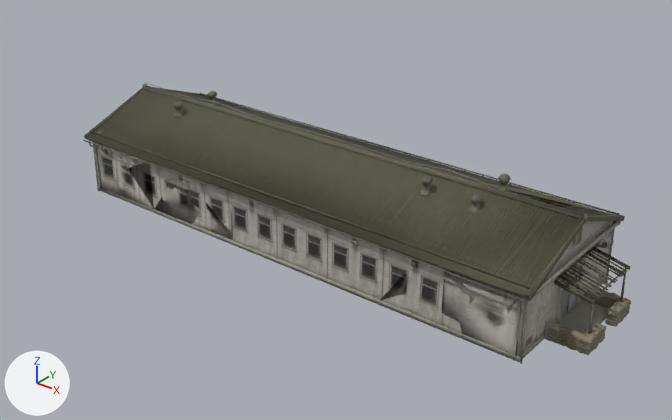
Two versions of the glTF model public/assets/models/buildings/barracks.glb, one commit apart.
One viewpoint serves both versions: a 50 mm camera at (12.14, -15.39, 10.22) aimed at (0.23, -0.5, 0.99). The axes (+X, +Y, +Z) are drawn at lower left. The lights are the same throughout. The older version comes first. Vertices at exactly the same position are counted once.

The first picture shows 'hull'.
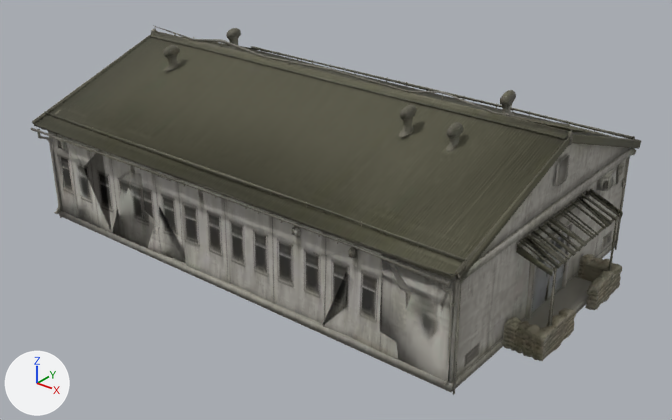
Location of each change, (x1, y1, x2, y2) in pixels of the pictures (672 x 420 px; the box of a moved part takes in the faces that stretch with it):
'hull', reshaped, moved, rescaled (11% wider, 31% taller): before (83, 82, 631, 364); after (31, 25, 641, 395)
part 1 of me_mesh_0, moved or reshaped: before (575, 227, 583, 246); after (555, 155, 570, 186)
part 2 of me_mesh_0, moved or reshaped: before (545, 322, 606, 355); after (502, 308, 576, 361)
part 3 of me_mesh_0, moved or reshaped: before (555, 264, 584, 324); after (525, 219, 574, 319)
part 4 of me_mesh_0, moved or reshaped: before (104, 147, 112, 155); after (57, 137, 67, 150)
part 5 of me_mesh_0, moved or reshaped: before (89, 141, 101, 189); after (37, 129, 61, 214)
part 6 of me_mesh_0, added: after (616, 160, 625, 184)
part 7 of me_mesh_0, moved or reshaped: before (411, 260, 418, 268); after (349, 247, 357, 259)
part 8 of me_mesh_0, rebuilt: before (94, 142, 613, 356); after (49, 131, 629, 383)
part 9 of me_mesh_0, rebuilt (19% shorter): before (144, 85, 614, 219); after (150, 31, 617, 139)
part 10 of me_mesh_0, rebuilt (7% wider, 16% taller): before (86, 89, 582, 299); after (34, 37, 566, 281)
part 11 of me_mesh_0, deleted: before (83, 84, 631, 364)
part 12 of me_mesh_0, built on: before (83, 82, 630, 318); after (31, 25, 641, 395)

Edits to the bpy script that builds the scene:
```text
Change me_mesh_0:
    used by ob_hull; parent = ob_frontline; location = (0.0, 0.0, 1.264); scale = (6.72, 6.72, 6.72)
    remove me_mesh_0.from_pydata(...)  # 4947 vertices, 8756 faces; spans x -1.0..1.0, y -0.32..0.32, z -0.19..0.19
    add me_mesh_0.from_pydata(...)  # 4947 vertices, 8756 faces; spans x -1.0..1.0, y -0.64..0.64, z -0.34..0.34
    me_mesh_0 part 1: the loose piece of 27 vertices spanning x 0.87, y -0.02..0.02, z 0.07..0.12 is scaled about the mesh origin by (1, 2, 1.8)
    me_mesh_0 part 2: the loose piece of 525 vertices spanning x 0.86..1.0, y -0.15..-0.03, z -0.18..-0.12 is scaled about the mesh origin by (1, 2, 1.8)
    me_mesh_0 part 3: the loose piece of 24 vertices spanning x 0.85..0.87, y -0.06..0.07, z -0.17..-0.02 is scaled about the mesh origin by (1, 2, 1.8)
    me_mesh_0 part 4: the loose piece of 28 vertices spanning x -0.9..-0.87, y -0.3..-0.29, z -0.01..0.03 is scaled about the mesh origin by (1, 2, 1.8)
    me_mesh_0 part 5: the loose piece of 83 vertices spanning x -0.97..-0.96, y -0.32..-0.28, z -0.17..0.04 is scaled about the mesh origin by (1, 2, 1.8)
    me_mesh_0 part 6: the loose piece of 27 vertices spanning x 0.86..0.87, y 0.24..0.27, z -0.02..0.02 is copied, and the copy is scaled about the mesh origin by (1, 2, 1.8); it spans x 0.86..0.87, y 0.48..0.54, z -0.04..0.04
    me_mesh_0 part 7: the loose piece of 26 vertices spanning x 0.49..0.51, y -0.3..-0.29, z -0.01..0.02 is scaled about the mesh origin by (1, 1.99, 1.8)
    me_mesh_0 part 8: the loose piece of 298 vertices spanning x -0.97..0.86, y -0.29..0.29, z -0.17..0.16 is rebuilt with 298 vertices and now spans x -0.97..0.86, y -0.57..0.58, z -0.3..0.28
    me_mesh_0 part 9: the loose piece of 75 vertices spanning x -0.99..0.87, y -0.01..0.31, z 0.03..0.17 is rebuilt with 75 vertices and now spans x -0.99..0.87, y -0.03..0.63, z 0.06..0.31
    me_mesh_0 part 10: the loose piece of 42 vertices spanning x -0.99..0.87, y -0.31..0.0, z 0.03..0.16 is rebuilt with 42 vertices and now spans x -0.99..0.87, y -0.63..0.0, z 0.06..0.29
    me_mesh_0 part 11: 139 loose pieces with 2858 vertices, spanning x -1.0..1.0, y -0.32..0.32, z -0.19..0.18, are deleted
    me_mesh_0 part 12: 15 vertices moved within x 0.86..0.99, y -0.12..0.25, z -0.02..0.0; 407 vertices removed from x -0.99..0.99, y -0.32..0.31, z -0.16..0.19; 3238 vertices added at x -1.0..1.0, y -0.64..0.63, z -0.34..0.34
    other edits to the shape of me_mesh_0 do not show in these pictures
Change ob_hull:
    ob_hull.location: (0.0, 0.0, 1.264) -> (0.0, 0.0, 2.085)
    ob_hull.scale: (6.72, 6.72, 6.72) -> (6.16, 6.16, 6.16)
```
